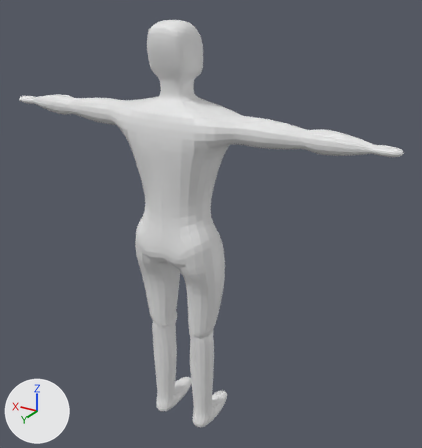
Renders of the FBX model Femtography Unity/Assets/Models/Museum/male_small_walking.fbx from each side of a commit.
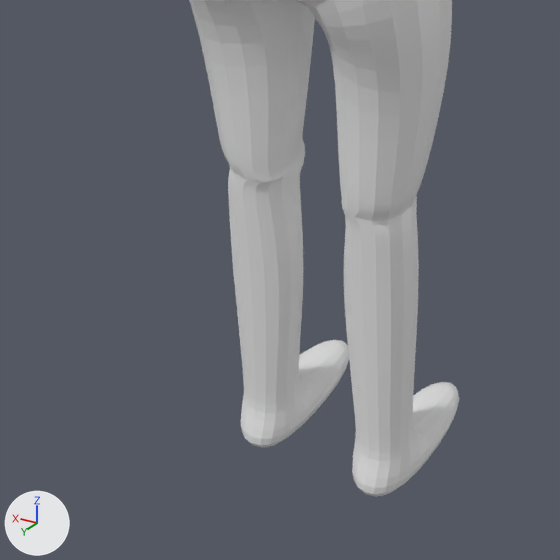
Each version is shown whole from a 50 mm lens placed at (48.81, 16.63, 8.83), pointed at (59.77, -1.65, -0.31), then close up on the part from 19% to 62% of the width and 59% to 100% of the height. The axes (+X, +Y, +Z) are drawn at lower left. The lights are the same throughout.

The first close-up shows 'MaleBody.003'.
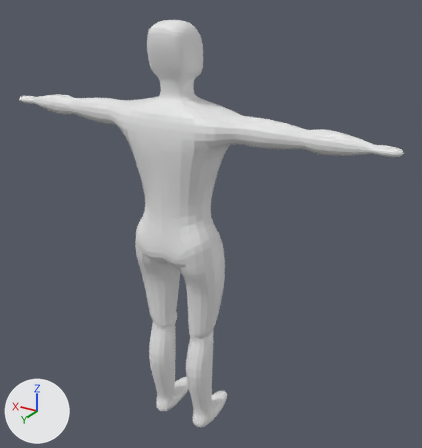
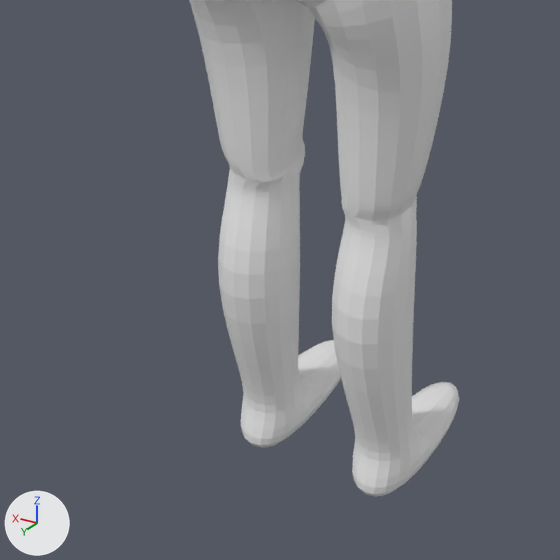
The newer file is also turned or shifted as a whole; pictures and numbers use the older file's frame.

Pixel boxes (x1, y1, x2, y2) of what changed, in the close-ups (560 x 560 px; the box of a moved part takes in the faces that stretch with it):
```json
{"part": 1, "of": "me_cube_024", "change": "moved or reshaped", "before": [228, 189, 419, 442], "after": [225, 191, 417, 444]}
{"part": 2, "of": "me_cube_024", "change": "moved or reshaped", "before": [229, 199, 419, 427], "after": [222, 202, 415, 431]}
{"part": 3, "of": "me_cube_024", "change": "moved or reshaped", "before": [229, 211, 413, 407], "after": [218, 217, 408, 414]}
{"part": 4, "of": "me_cube_024", "change": "moved or reshaped", "before": [232, 234, 391, 382], "after": [218, 244, 379, 393]}
{"part": 5, "of": "me_cube_024", "change": "shading changed", "before": [189, 0, 459, 496], "after": [189, 0, 459, 496]}
```

Scene script edits in JSON lines:
```json
{"block": "me_cube_024", "where": "me_cube_024.from_pydata(...)  # 4202 vertices, 4192 faces; spans x -7.0..9.0, y -1.9..1.3, z -9.3..7.4"}
{"block": "me_cube_024", "where": "# used by ob_malebody_003; location = (59.49, -0.54, 0.0)"}
{"block": "me_cube_024", "change": "me_cube_024 part 1: 92 of the vertices in x -0.4..2.4, y -0.3..0.5, z -8.0..-5.2 are moved by (0.0, 0.1, 0.0)"}
{"block": "me_cube_024", "change": "me_cube_024 part 2: 48 of the vertices in x -0.4..2.4, y 0.0..0.5, z -7.7..-5.4 are moved by (0.0, 0.2, 0.0)"}
{"block": "me_cube_024", "change": "me_cube_024 part 3: 44 of the vertices in x -0.4..2.4, y 0.2..0.5, z -7.3..-5.6 are moved by (0.0, 0.3, 0.0)"}
{"block": "me_cube_024", "change": "me_cube_024 part 4: 10 of the vertices in x -0.1..2.1, y 0.4, z -6.8..-6.0 are moved by (0.0, 0.4, 0.0)"}
{"block": "me_cube_024", "change": "me_cube_024 part 5: edges marked sharp go from 8082 to 8116"}
```
